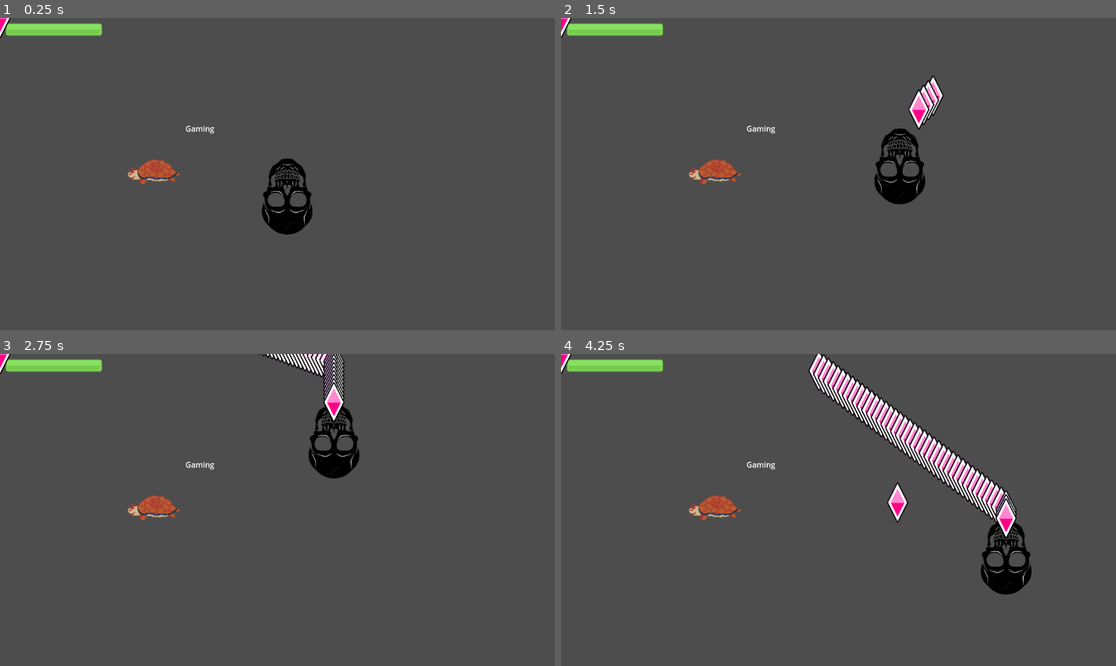
Above: before the commit, frames 1-4 (two rows, left to right).
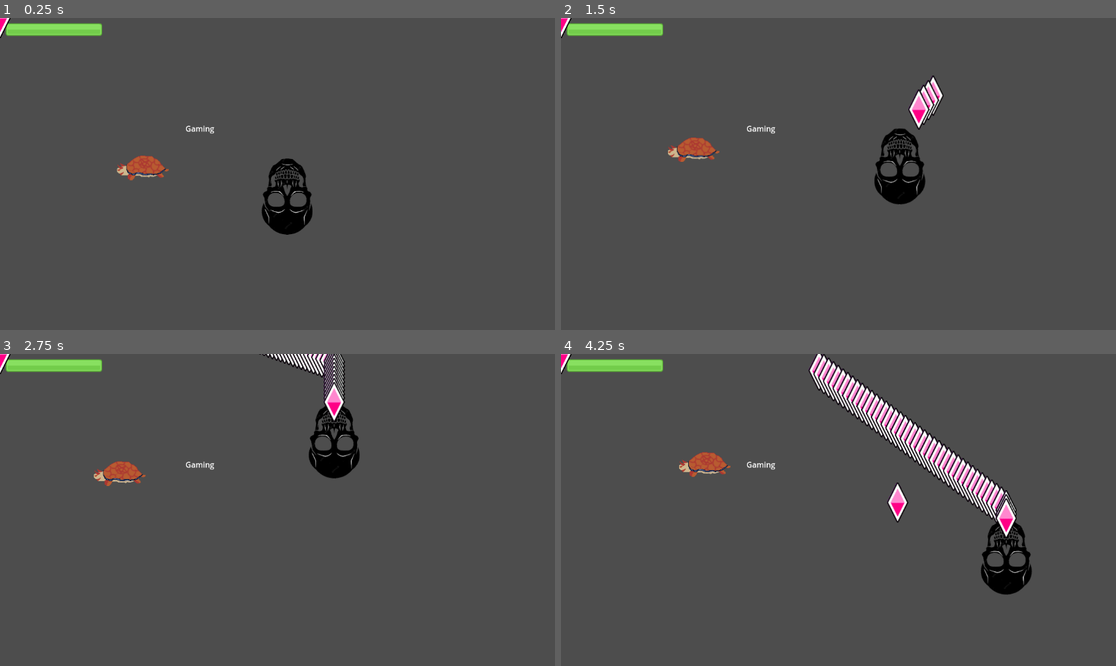
Above: after the commit, the same moments.

Repository: vaarnio/purgatory-gmtk2023
Game: Godot game, scene res://scenes/development/level1botond.tscn
Two runs of this game, one before a commit and one after it. Both use one fixed random seed, a clock stepped at 60 frames per second and the inputs below. This scene is started directly instead of the project's main scene.
Inputs (mouse positions are in pixels of both pictures, inside the frame that each line leads up to):
- Up to frame 1 (0.25 s): no input
- Up to frame 2 (1.5 s): tap Enter (ui_accept) at 0.5, 1.35 s; move the mouse to (960, 158) at 0.52 s; hold Enter (ui_accept) 0.53-1.28 s; move the mouse to (727, 189) at 1.27 s
- Up to frame 3 (2.75 s): tap Enter (ui_accept) at 1.52, 1.82 s; move the mouse to (333, 441) at 2.02 s; hold Enter (ui_accept) from 2.03 s (still down)
- Up to frame 4 (4.25 s): move the mouse to (810, 572) at 2.77 s; release Enter (ui_accept) at 2.78 s; tap Enter (ui_accept) at 2.85, 3.02, 3.32 s; move the mouse to (1005, 556) at 3.52 s; hold Enter (ui_accept) from 3.53 s (still down)

The runs differ from the first frame. In frame 1, 0.5% of the frame differs, in the area x 21-33%, y 44-54%; in frame 2, 0.9%; in frame 3, 1.7%; in frame 4, 2.2%, in the area x 21-85%, y 0-74%.

Commit message:
Added sideways movement to blocking_enemy

Diff:
--- a/scenes/development/blocking_enemy.tscn
+++ b/scenes/development/blocking_enemy.tscn
@@ -19,3 +19,5 @@
 [node name="tummy" type="CollisionShape2D" parent="."]
 position = Vector2(4, 12)
 shape = SubResource("RectangleShape2D_dhs4u")
+
+[node name="Timer" type="Timer" parent="."]
--- /dev/null
+++ b/scenes/level1_valtteri.tscn
@@ -0,0 +1,69 @@
+[gd_scene load_steps=11 format=3 uid="uid://b24qda5m77hhx"]
+
+[ext_resource type="Script" path="res://scripts/level1logic.gd" id="1_bxjtq"]
+[ext_resource type="Script" path="res://scripts/Player.gd" id="1_i73oy"]
+[ext_resource type="Texture2D" uid="uid://j26xtxjwf5tb" path="res://assets/image.png" id="2_mnn5q"]
+[ext_resource type="Script" path="res://scripts/Healthbar.gd" id="3_4chkr"]
+[ext_resource type="Texture2D" uid="uid://bco2fr2brjr6h" path="res://assets/barHorizontal_green.png" id="4_cu0u2"]
+[ext_resource type="Script" path="res://scripts/Bullet.gd" id="5_12rb4"]
+[ext_resource type="Texture2D" uid="uid://dig6m74oxr3vx" path="res://assets/bullet.png" id="6_ln5bh"]
+[ext_resource type="PackedScene" uid="uid://c5m44qhpa8n54" path="res://prefabs/frenemy.tscn" id="7_4wfeo"]
+
+[sub_resource type="RectangleShape2D" id="RectangleShape2D_pafeb"]
+size = Vector2(108, 158)
+
+[sub_resource type="RectangleShape2D" id="RectangleShape2D_dutia"]
+size = Vector2(44, 84)
+
+[node name="Node2D" type="Node2D"]
+script = ExtResource("1_bxjtq")
+
+[node name="RichTextLabel" type="RichTextLabel" parent="."]
+offset_left = 385.0
+offset_top = 218.0
+offset_right = 708.0
+offset_bottom = 367.0
+text = "Gaming"
+
+[node name="Player" type="CharacterBody2D" parent="." groups=["Player"]]
+position = Vector2(596, 371)
+script = ExtResource("1_i73oy")
+
+[node name="Sprite2D" type="Sprite2D" parent="Player"]
+texture = ExtResource("2_mnn5q")
+
+[node name="Timer" type="Timer" parent="Player"]
+
+[node name="CollisionShape2D" type="CollisionShape2D" parent="Player"]
+shape = SubResource("RectangleShape2D_pafeb")
+
+[node name="HealthDisplay" type="Node2D" parent="."]
+position = Vector2(12, 11)
+script = ExtResource("3_4chkr")
+
+[node name="HealthBar" type="TextureProgressBar" parent="HealthDisplay"]
+offset_right = 40.0
+offset_bottom = 40.0
+value = 100.0
+texture_progress = ExtResource("4_cu0u2")
+
+[node name="Area2D" type="Area2D" parent="."]
+position = Vector2(200, 300)
+script = ExtResource("5_12rb4")
+
+[node name="Sprite2D" type="Sprite2D" parent="Area2D"]
+texture = ExtResource("6_ln5bh")
+
+[node name="CollisionShape2D" type="CollisionShape2D" parent="Area2D"]
+position = Vector2(-1, 0)
+shape = SubResource("RectangleShape2D_dutia")
+
+[node name="Frenemy" parent="." instance=ExtResource("7_4wfeo")]
+position = Vector2(540, 122)
+speed = 50
+target = Vector2(500, 500)
+
+[node name="Frenemy2" parent="." instance=ExtResource("7_4wfeo")]
+position = Vector2(1131, 630)
+
+[connection signal="body_entered" from="Area2D" to="Area2D" method="_on_body_entered"]
--- a/scripts/Player.gd
+++ b/scripts/Player.gd
@@ -40,7 +40,7 @@
 	var new_bullet = obj_bullet.instantiate()
 	new_bullet.setup(-5, v1, v2)
 	new_bullet.changeType("AttackBullet")
-	get_parent().add_child(new_bullet)
+	get_parent().add_child.call_deferred(new_bullet)
 
 func _physics_process(delta):
 	velocity = position.direction_to(target) * speed
--- a/scripts/blocking_enemy.gd
+++ b/scripts/blocking_enemy.gd
@@ -1,7 +1,46 @@
 extends CharacterBody2D
+
+var directionIsRight : bool = false
+@export var target_left = Vector2(0, 200)
+@export var target_right = Vector2(600, 200)
+
+@onready var timer = $Timer
+
+@export var speed: int = 100
+@export var target: Vector2 = self.target_left
 
 func _ready():
 	print("Here I am")
 
+func _physics_process(delta):
+	velocity = position.direction_to(target) * speed
+	# look_at(target)
+	if position.distance_to(target) > 5:
+		move_and_slide()
+
+func roam():
+	print("mingling")
+	timer.connect("timeout", change_direction)
+	timer.one_shot = false
+	timer.start()
+
+func stop_roam():
+	timer.stop()
+
+func change_direction():
+	print("chaning direction")
+	if self.directionIsRight:
+		set_target(self.target_left)
+		self.directionIsRight = false
+	else:
+		set_target((self.target_right))
+		self.directionIsRight = true
+
+func set_target(value):
+	self.target = value
+
+func set_speed(value):
+	self.speed = value
+
 func _moveTo(location: Vector2):
 	global_position = location
--- a/scripts/level1logic.gd
+++ b/scripts/level1logic.gd
@@ -13,6 +13,7 @@
 	var blEnemy = blEnemySc.instantiate()
 	blEnemy._moveTo(spawnLoc)
 	add_child(blEnemy)
+	blEnemy.roam()
 
 # Called every frame. 'delta' is the elapsed time since the previous frame.
 func _process(delta):
